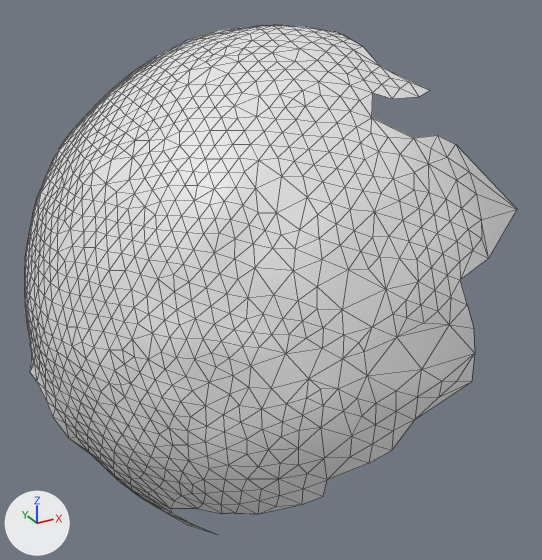
The OBJ model res/final/onecam_fullvolume/12/cleanedup/FullVolium.000393.obj, before and after one commit.
Both versions are drawn from a camera (50 mm lens) standing at (13.7, -340.3, 572.1) and looking at (114.0, -157.9, 480.9). Every picture has the same lights, and +X, +Y and +Z are marked at lower left. Mesh edges are drawn as thin lines. Where no turn or scale is listed for an object, it has been applied to the vertices.

In view in the first picture: 'FullVolium.000393'.
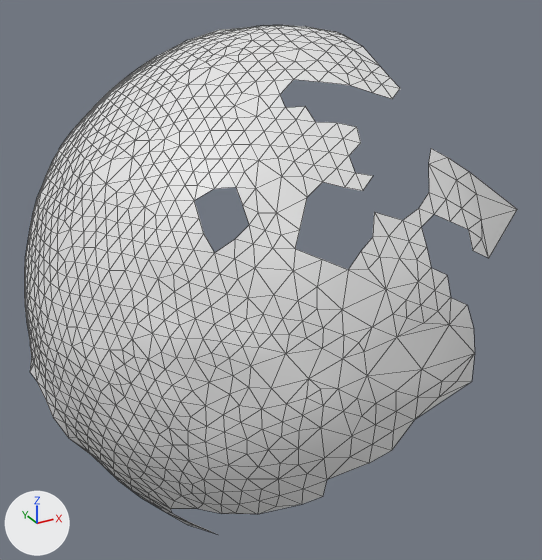
Pixel boxes [x1, y1, x2, y2] of what changed, in the pictures (542 x 560 px):
part 1 of me_fullvolium_000393, deleted: before [194, 67, 517, 304]

The change, as a list of edits to the scene's bpy script:
```text
Change me_fullvolium_000393:
    used by ob_fullvolium_000393; location = (0.0, 0.0, 0.0)
    remove me_fullvolium_000393.from_pydata(...)  # 973 vertices, 1880 faces; spans x 43.5..171.9, y -224.9..-83.6, z 409.6..552.7
    add me_fullvolium_000393.from_pydata(...)  # 932 vertices, 1756 faces; spans x 43.5..171.9, y -224.9..-83.6, z 409.6..552.7
    me_fullvolium_000393 part 1
    41 vertices are removed from x 79.0..145.7, y -220.3..-184.2, z 501.4..541.6
    124 faces are deleted
```
